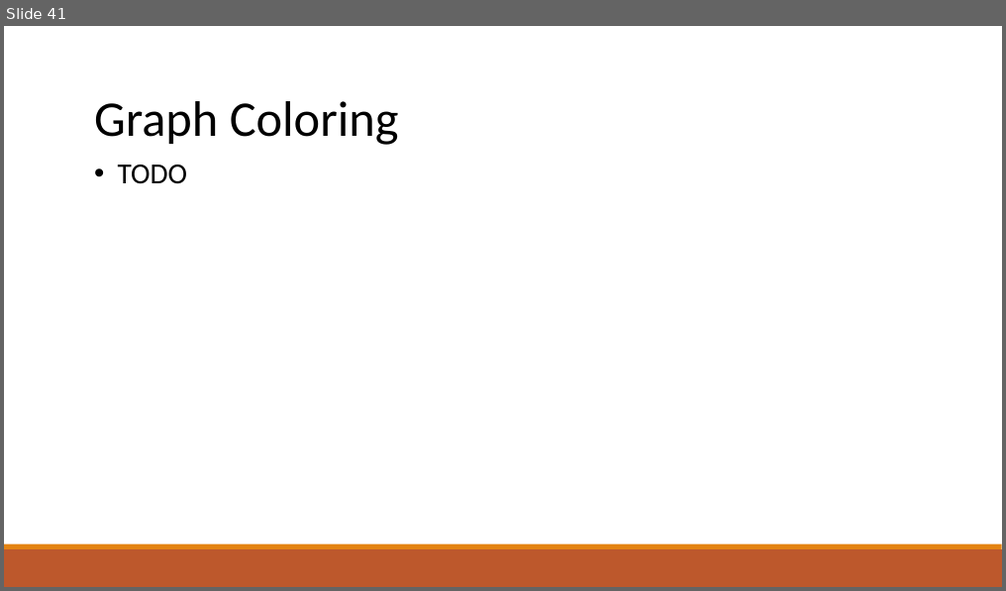
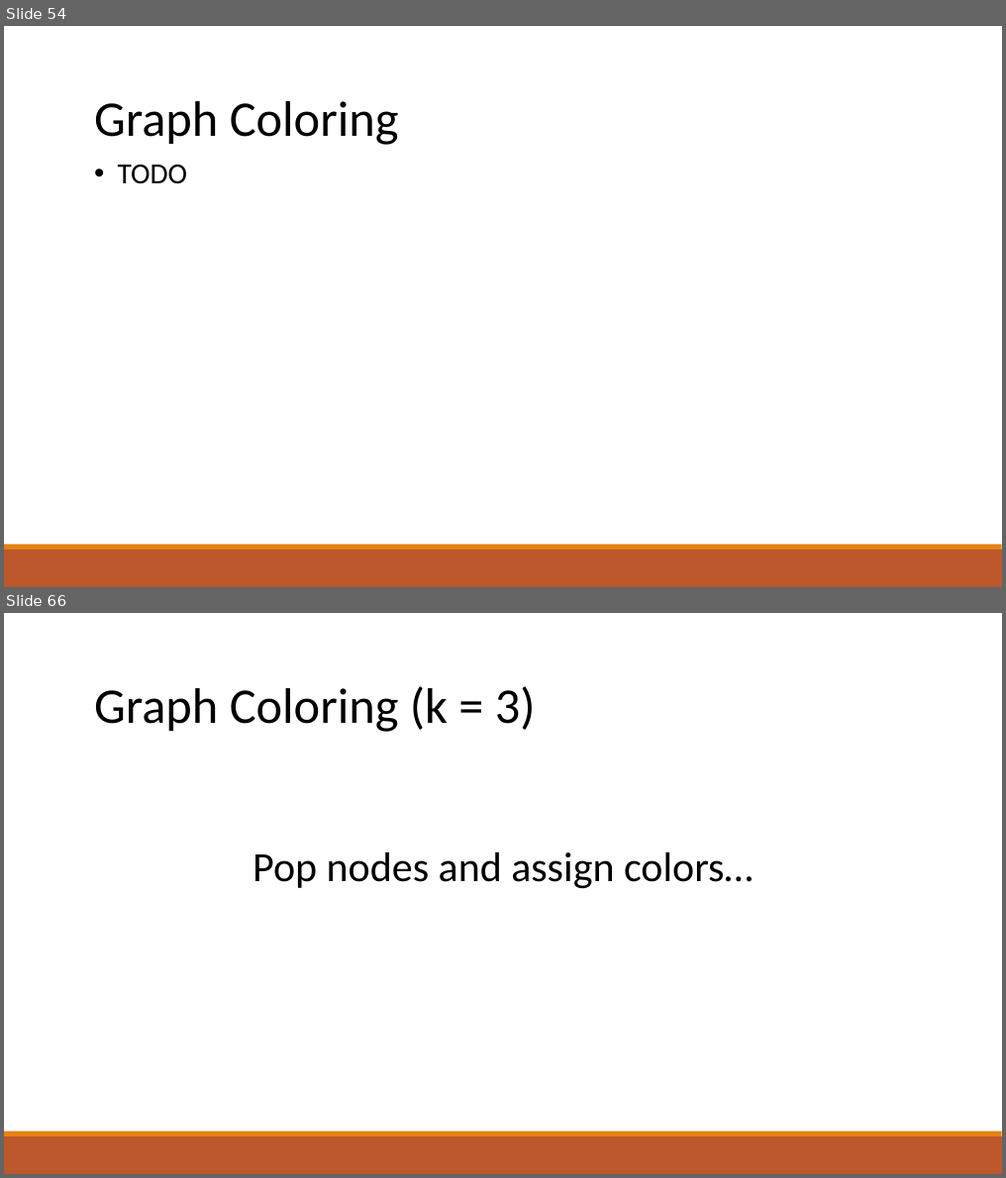
Before and after one commit to raghadzeidan/COMPILATION_TAU_FOR_STUDENTS, a slide deck: new_slides/register_allocation.pptx. Shown one above the other, each under a label of ours: slide 41 before the commit, slides 54 and 66 after it; the slides between them are not shown. The pictures are 1006x591 and 1006x1178 pixels, drawn with LibreOffice and Linux fonts; fonts in the diff are those of the drawing. Boxes give left, top, right and bottom in pixels: in the first picture for what was removed or moved away, otherwise in the second. Text is boxed around its words. In the diff, an @@ line names an element or a change of style, - is before the commit and + after.

```diff
--- a/new_slides/register_allocation.pptx
+++ b/new_slides/register_allocation.pptx
@@ slide 66 added at box(4, 613, 1002, 1174), background #FFFFFF; not listed: 2 template elements that a slide beside it also shows @@
@@ text added at box(94, 686, 536, 732), 48 pt, text #000000 @@
+Graph Coloring (k = 3)
@@ text added at box(252, 853, 753, 889), 40 pt, text #000000 @@
+Pop nodes and assign colors…
@@ what was slide 41 is now slide 54 @@
```
Also in this commit, not shown: 5 slides changed, 47 other slides added, 1 slide removed, 1 other file.
